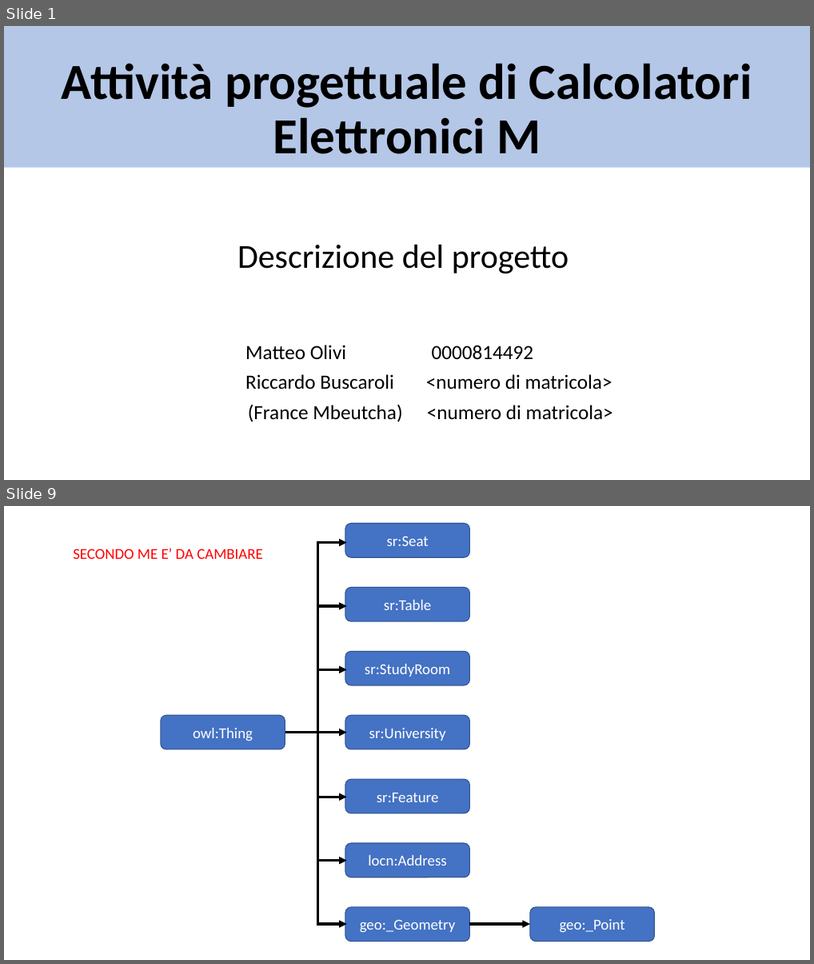
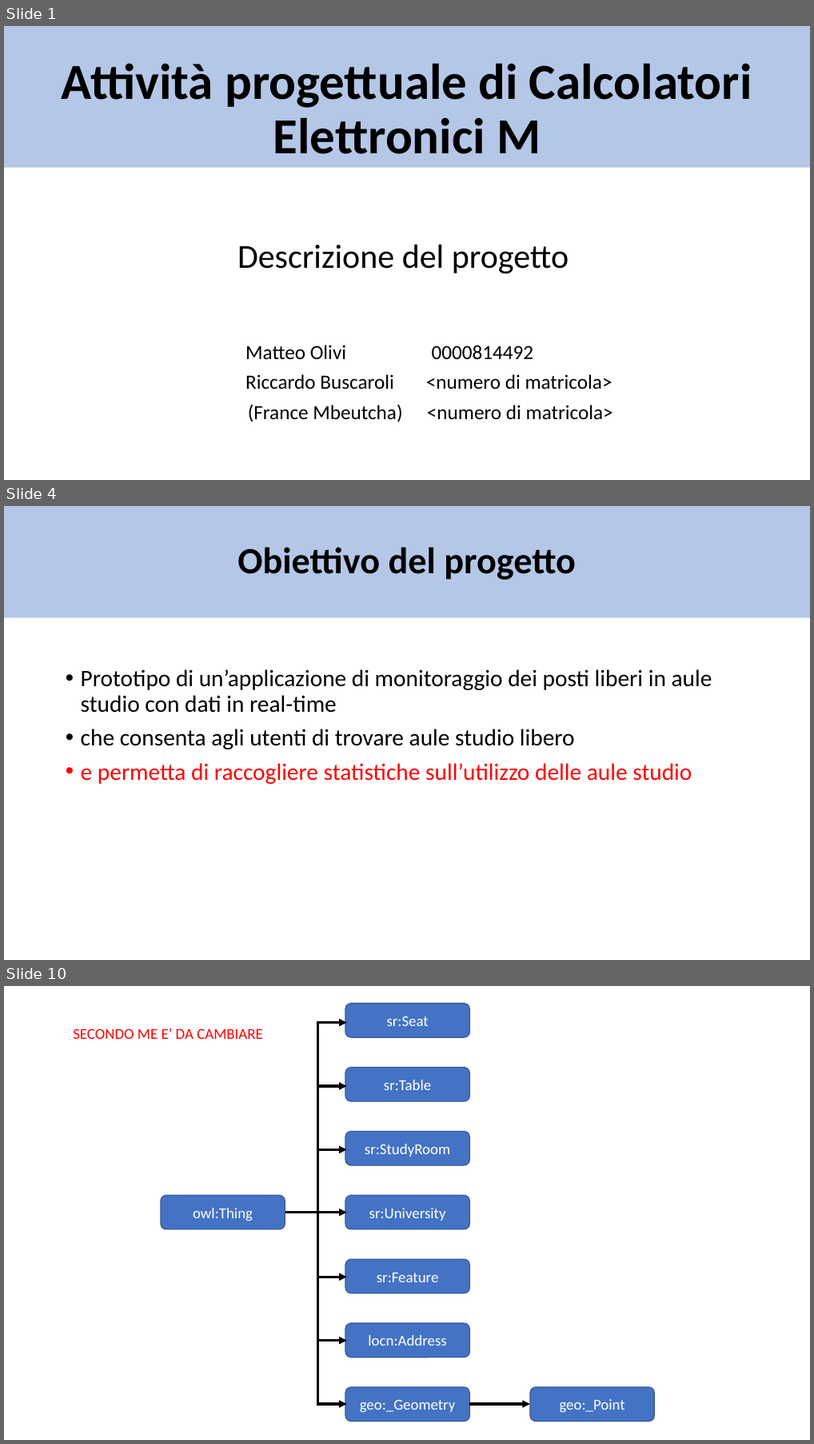
Before and after one commit to matte21/CalcM, a slide deck: ontologia.pptx. Shown one above the other, each under a label of ours: slides 1 and 9 before the commit, slides 1, 4 and 10 after it; the slides between them are not shown. The pictures are 814x964 and 814x1444 pixels, drawn with LibreOffice and Linux fonts; fonts in the diff are those of the drawing. Boxes give left, top, right and bottom in pixels: in the first picture for what was removed or moved away, otherwise in the second. Text is boxed around its words. In the diff, an @@ line names an element or a change of style, - is before the commit and + after.

Commit message:
aggiunge slide sull'architettura dell'applicazione e fa alcune modifiche minori all'ontologia

```diff
--- a/ontologia.pptx
+++ b/ontologia.pptx
@@ slide 4 added at box(4, 506, 810, 960), background #FFFFFF @@
@@ title added at box(4, 506, 810, 618), fill #B4C7E7, 44 pt, text #000000, bold @@
+Obiettivo del progetto
@@ text added at box(81, 669, 713, 784), 28 pt, text #000000 @@
+• Prototipo di un’applicazione di monitoraggio dei posti liberi in aule studio con dati in real-time
+• che consenta agli utenti di trovare aule studio libero
+• e permetta di raccogliere statistiche sull’utilizzo delle aule studio
@@ what was slide 9 is now slide 10 @@
```
Also in this commit, not shown: 5 slides changed, 2 other slides added, 2 slides removed, 1 other file.
